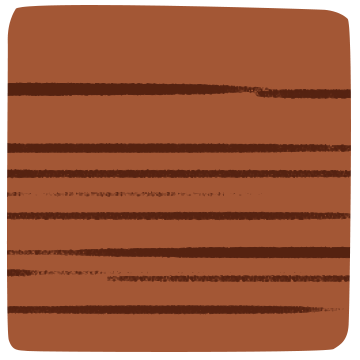
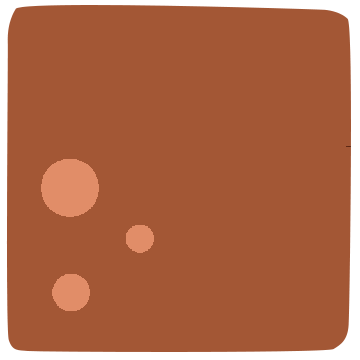
Two versions of the same layered image (w=360, h=360). Layer-by-layer changes:
added layer "Bricks3_Details" above "Bricks3" over [41, 159, 154, 311]
painted on "Bricks3" over [7, 82, 351, 315]
